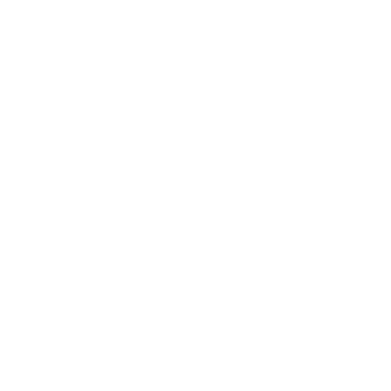
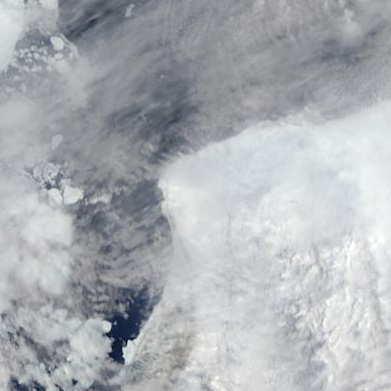
Two versions of the same layered image (391x391). Layer-by-layer changes:
added layer "132_beaufort_sea_100km_20170525.terra.truecolor.250m" above "Background" over [0, 0, 391, 391]
